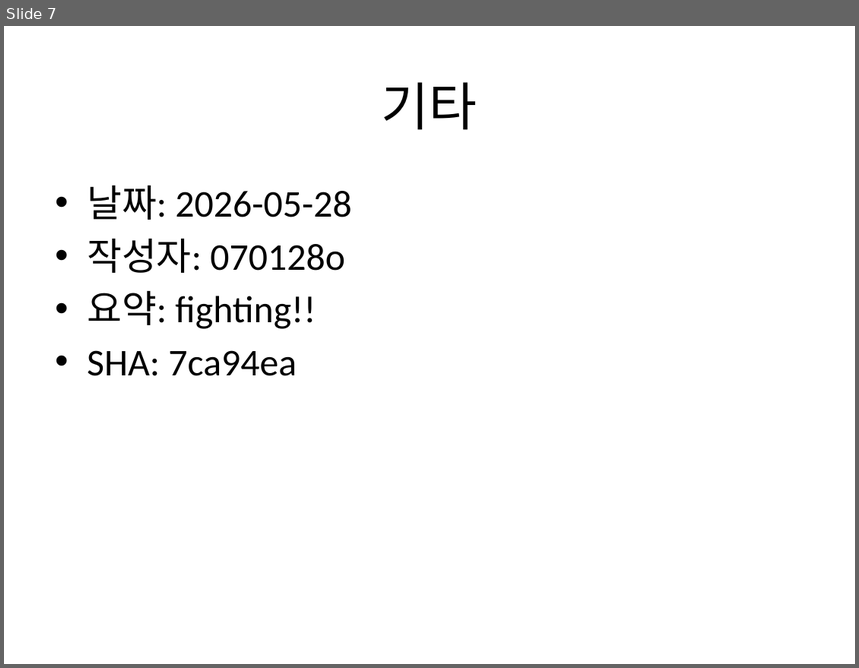
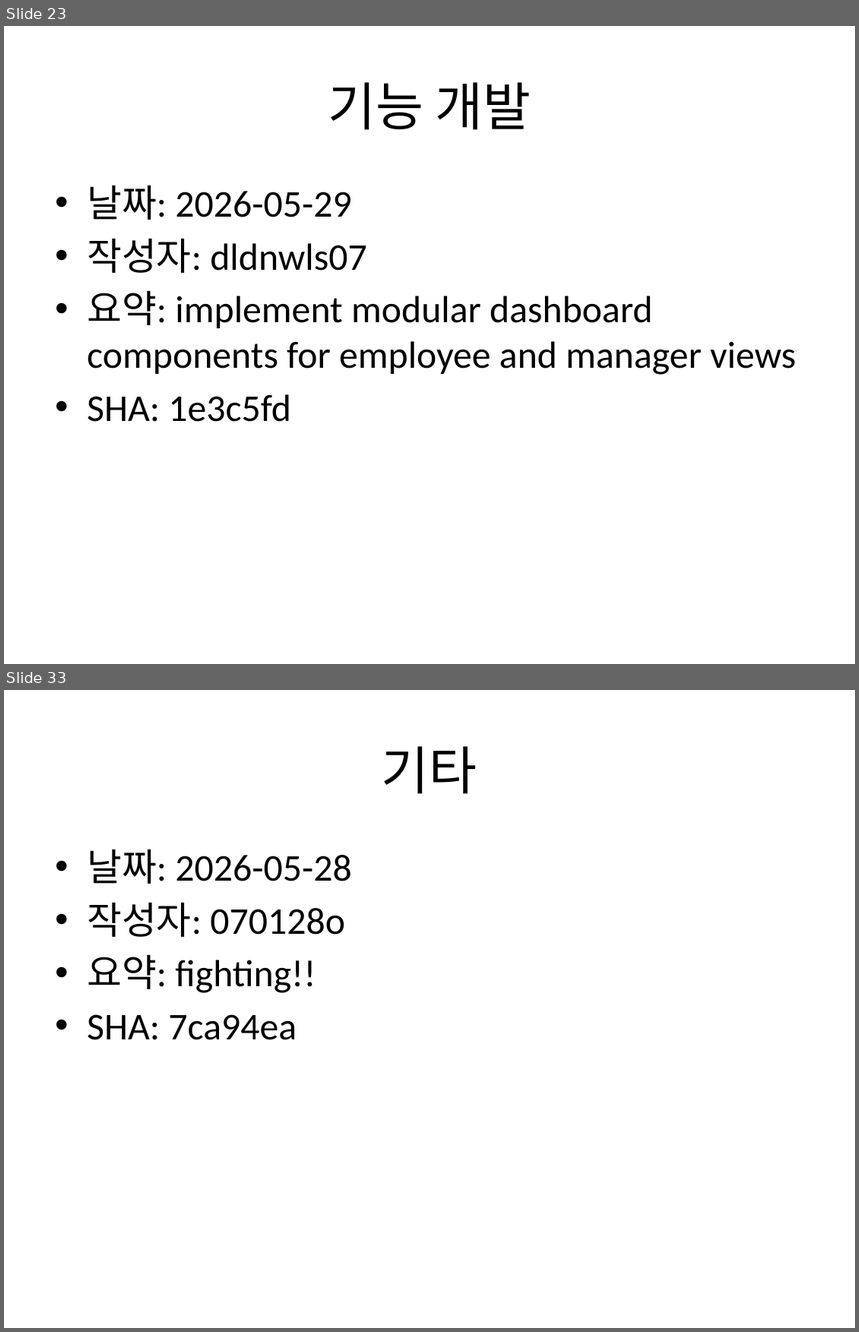
Before and after one commit to Jongwoo0101/worksight-commit-bot, a slide deck: data/commit_report.pptx. Shown one above the other, each under a label of ours: slide 7 before the commit, slides 23 and 33 after it; the slides between them are not shown. The pictures are 859x668 and 859x1332 pixels, drawn with LibreOffice and Linux fonts; fonts in the diff are those of the drawing. Boxes give left, top, right and bottom in pixels: in the first picture for what was removed or moved away, otherwise in the second. Text is boxed around its words. In the diff, an @@ line names an element or a change of style, - is before the commit and + after.

Commit message:
feat: target repo 신규 커밋 40건 반영 - docs: 새 브렌치 변경사항 기준 기존 브랜치와의 통합 - docs 디렉토리 내의 3 영역 (프론트, 백, ai)에 새 브랜치 (docs/specifications)와 통합 작성자: 원종우 코드: 198679d - chore: remove obsolete documentation and project planning files 작성자: dldnwls07 코드: c7a438b - Merge pull request #9 from Jongwoo0101/chat_frontend
Refactor: 팀 도메인 독립 구조(Team Entity) 개편 및 전역 예외/웹소켓 인증 고도화 작성자: dldnwls07 코드: ff38b94
- chore: 불필요한 파일 삭제 작성자: 원종우 코드: 80c2ce6
- refactor(member): MemberService 팀 구조 연동 및 WebSocket 트랜잭션 동기화

- 초대 코드 생성(generateInviteCode) 및 팀 합류(joinTeam) 로직을 기존 managerId 기반에서 Team 엔티티 기반으로 개편
- 팀 합류 시 발송되는 WebSocket 알림을 TransactionSynchronizationManager.afterCommit() 단계로 지연시켜, DB 트랜잭션 롤백 시 잘못된 알림이 발송되는 버그 수정
- 로그인 로직의 예외 메시지를 통일하여 사용자 열거(User Enumeration) 공격 방어 작성자: 원종우 코드: 750d0e3

```diff
--- a/data/commit_report.pptx
+++ b/data/commit_report.pptx
@@ slide 23 added at [4,26,855,664], background #FFFFFF @@
@@ title added at [328,82,531,130], 44 pt, text #000000 @@
+기능 개발
@@ text added at [87,186,796,422], 32 pt, text #000000 @@
+• 날짜: 2026-05-29
+• 작성자: dldnwls07
+• 요약: implement modular dashboard components for employee and manager views
+• SHA: 1e3c5fd
@@ what was slide 7 is now slide 33 @@
```
Also in this commit, not shown: 2 slides changed, 39 other slides added, 2 other files.
